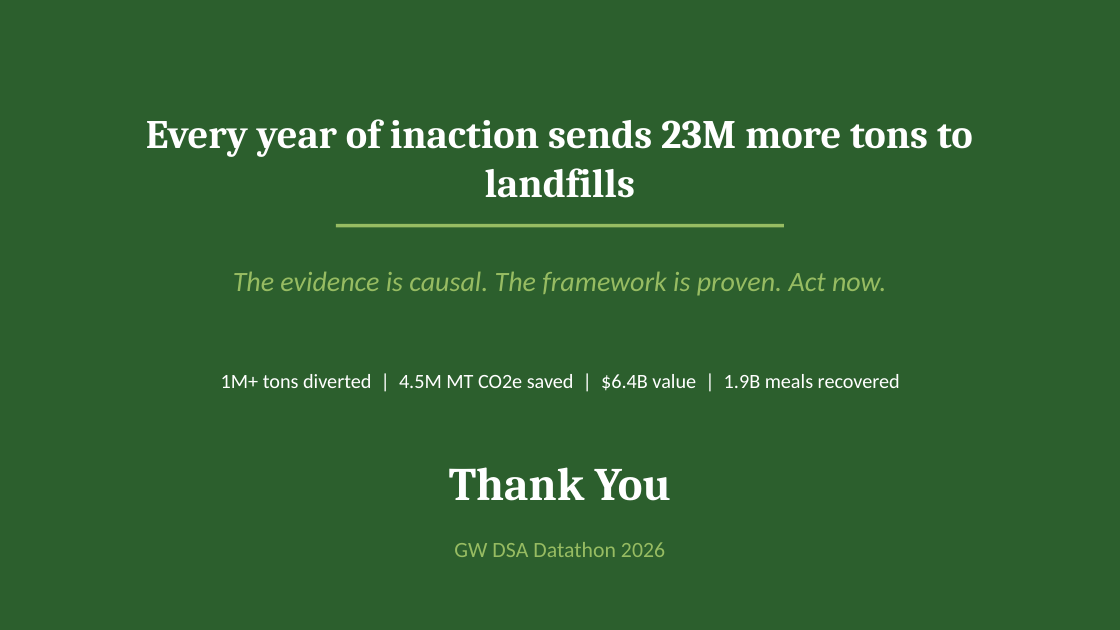
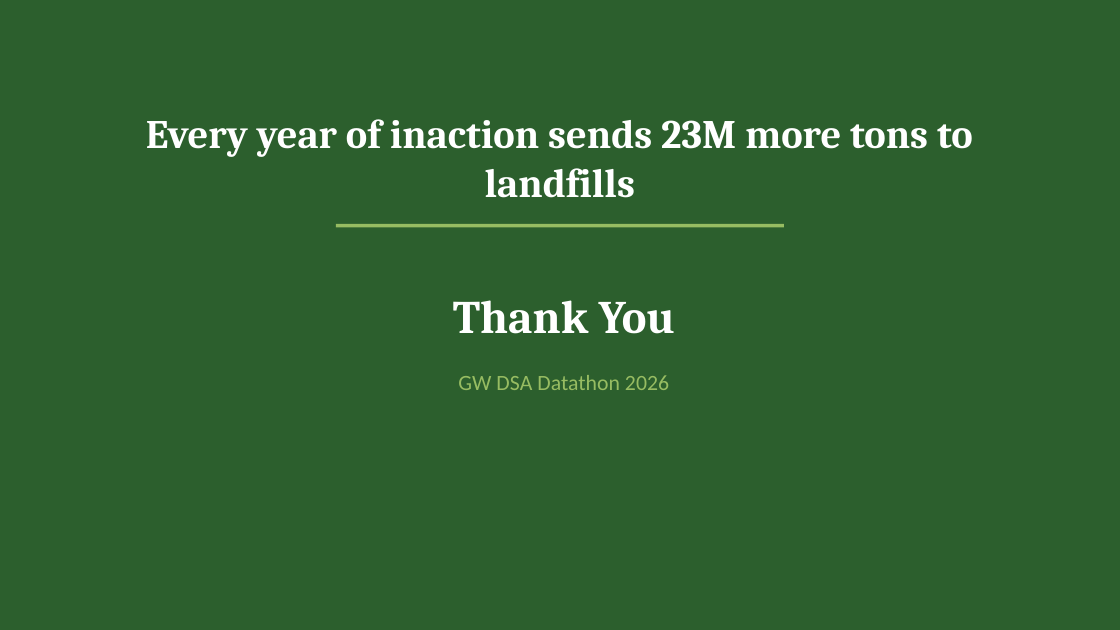
Before and after one commit to Asbetos/Datathon-Spring-2026, a slide deck: slide 17 of outputs/final/presentation.pptx. Drawn at 1120x630 pixels with LibreOffice and Linux fonts; fonts in the diff are those of the drawing. Boxes give left, top, right and bottom in pixels: in the first picture for what was removed or moved away, otherwise in the second. Text is boxed around its words. In the diff, an @@ line names an element or a change of style, - is before the commit and + after.

```diff
--- a/outputs/final/presentation.pptx
+++ b/outputs/final/presentation.pptx
@@ text "Thank You": place and size @@
-text "Thank You" at [449, 467, 671, 501]
+text "Thank You" at [453, 300, 675, 334]
@@ text removed at [233, 271, 886, 296] @@
-The evidence is causal. The framework is proven. Act now.
@@ text "GW DSA Datathon 2026": place and size @@
-text "GW DSA Datathon 2026" at [454, 542, 665, 557]
+text "GW DSA Datathon 2026" at [458, 375, 669, 390]
@@ text removed at [221, 374, 900, 391] @@
-1M+ tons diverted | 4.5M MT CO2e saved | $6.4B value | 1.9B meals recovered
```
Also in this commit, not shown: 10 other slides changed.
